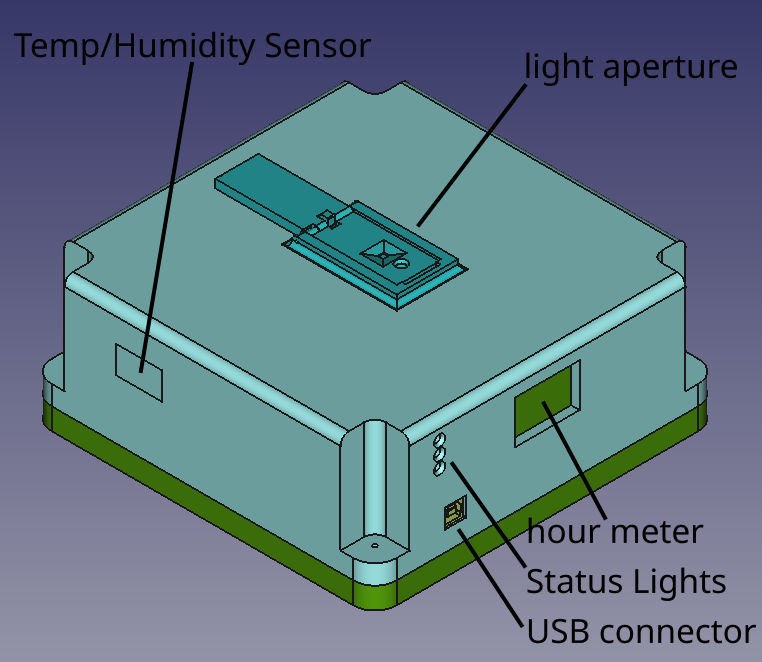
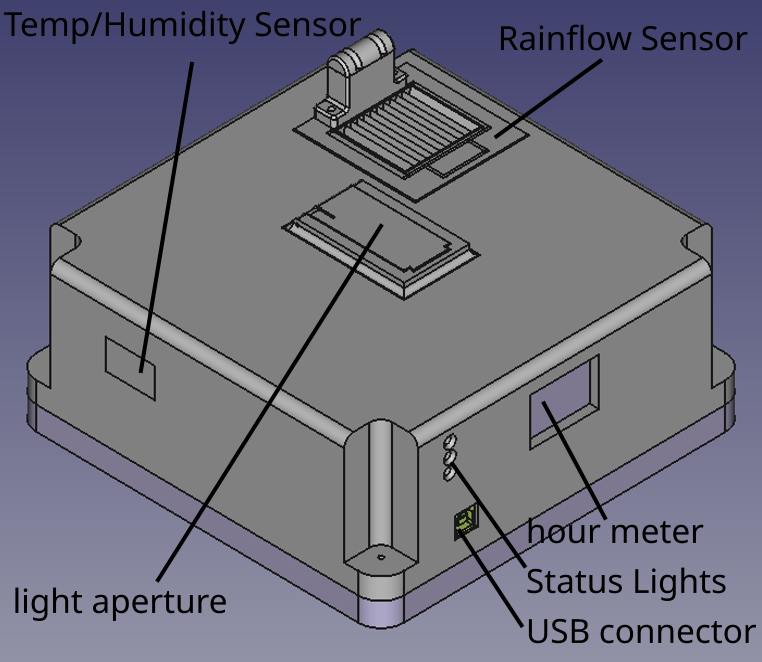
Two versions of the same layered image (762x662). Layer-by-layer changes:
added layer "Paint Layer 2(pasted)" above "Background" over [0, 0, 762, 631]
painted on "Background" over [0, 0, 762, 631]
